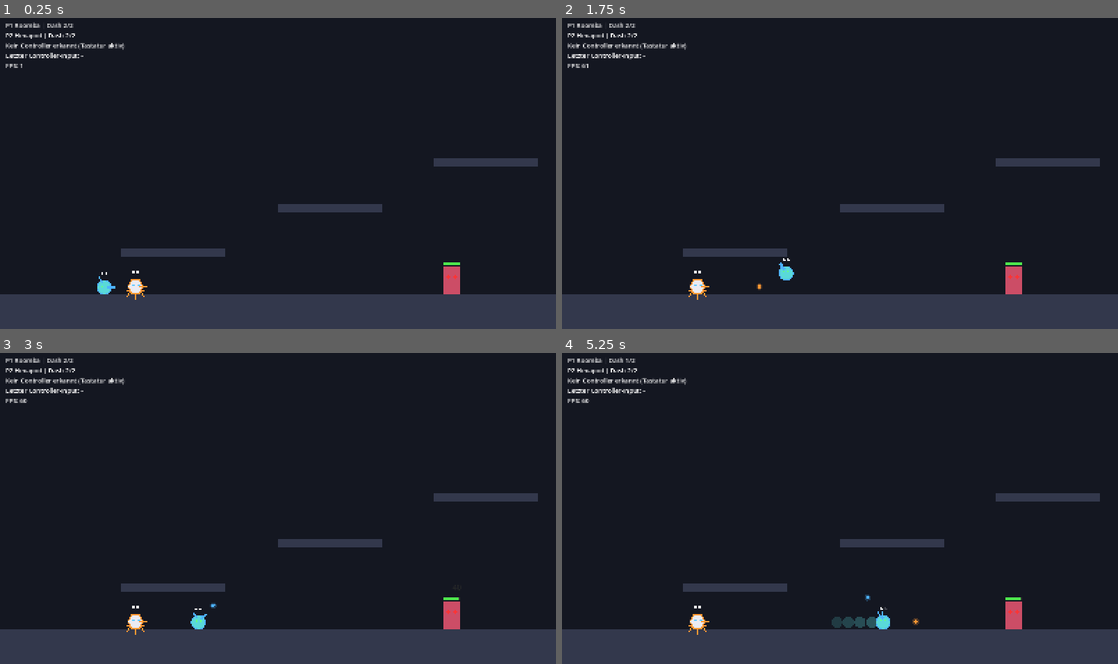
Above: before the commit, frames 1-4 (two rows, left to right).
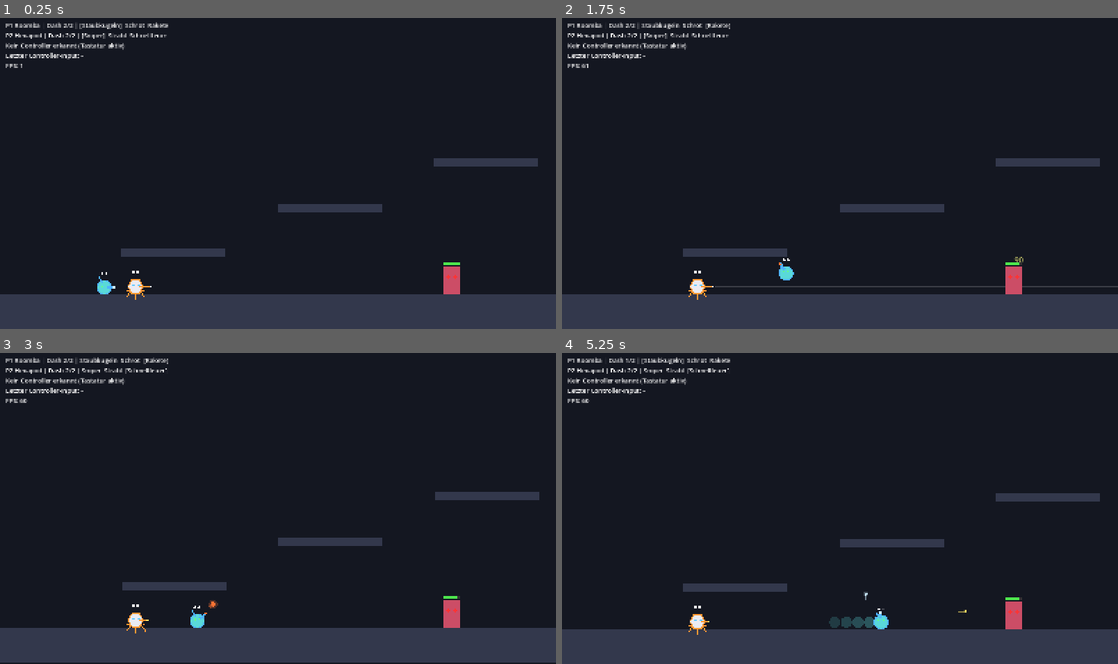
Above: after the commit, the same moments.

Repository: BearsinK/Ares
Game: Godot game, scene res://scenes/main.tscn
Same seed, same stepped clock (60 frames per second), same inputs: the game is played once before the commit and once after it.
Inputs (mouse positions are in pixels of both pictures, inside the frame that each line leads up to):
- Up to frame 1 (0.25 s): no input
- Up to frame 2 (1.75 s): tap Enter (p1_confirm) at 0.5 s; move the mouse to (962, 157) at 0.52 s; hold D (p1_right) from 0.53 s (still down); tap F (p1_fire) at 0.6 s; click (962, 157) at 0.67 s; tap Space (p1_jump) at 0.77, 1.52 s; tap Q (p1_weapon) at 0.8, 1.35 s; move the mouse to (728, 189) at 1.27 s; tap . (p2_fire) at 1.55 s
- Up to frame 3 (3 s): move the mouse to (333, 440) at 2.02 s; release D (p1_right) at 2.03 s; hold A (p1_left) 2.03-2.78 s; tap . (p2_fire) at 2.1 s; tap M (p2_weapon) at 2.3, 2.85 s; move the mouse to (250, 570) at 2.77 s; hold D (p1_right) from 2.78 s (still down); click (250, 570) at 2.92 s
- Up to frame 4 (5.25 s): tap Space (p1_jump) at 3.02, 3.77, 4.52 s; tap F (p1_fire) at 3.05 s; move the mouse to (1006, 555) at 3.52 s; tap E (p1_ability) at 3.6 s; tap Q (p1_weapon) at 3.8 s; move the mouse to (673, 461) at 4.27 s; release D (p1_right) at 4.28 s; hold A (p1_left) 4.28-5.03 s; tap Enter (p1_confirm) at 4.35 s; tap . (p2_fire) at 4.55 s; move the mouse to (867, 508) at 5.02 s; hold D (p1_right) from 5.03 s (still down); tap Shift (p1_dash) at 5.1 s; click (867, 508) at 5.17 s

The runs differ from the first frame. In frame 1, 0.3% of the frame differs, in the area x 13-31%, y 1-88%; in frame 2, 0.7%; in frame 3, 2.0%, in the area x 0-100%, y 1-100%; in frame 4, 0.5%.

Commit message:
Add weapon system with six weapons, rotate, hitscan, explosions and combat feedback
Co-Authored-By: Claude Sonnet 5.5 <noreply@anthropic.com>
Claude-Session: https://claude.ai/code/session_01LWfhWxkDekTWkUA5NKCt1X

Diff:
--- a/scripts/autoload/sfx.gd
+++ b/scripts/autoload/sfx.gd
@@ -23,6 +23,12 @@
 	_streams["jump"] = _synth(280.0, 620.0, 0.12, "sine", 0.35, 0.0)
 	_streams["dash"] = _synth(700.0, 150.0, 0.16, "saw", 0.2, 0.7)
 	_streams["hit"] = _synth(260.0, 120.0, 0.07, "square", 0.25, 0.4)
+	_streams["shotgun"] = _synth(320.0, 60.0, 0.2, "saw", 0.4, 0.8)
+	_streams["rocket"] = _synth(220.0, 80.0, 0.28, "saw", 0.35, 0.5)
+	_streams["explosion"] = _synth(130.0, 30.0, 0.5, "saw", 0.5, 0.9)
+	_streams["beam"] = _synth(800.0, 720.0, 0.05, "square", 0.12, 0.1)
+	_streams["sniper"] = _synth(1500.0, 90.0, 0.28, "saw", 0.4, 0.3)
+	_streams["switch"] = _synth(600.0, 900.0, 0.05, "square", 0.2, 0.0)
 	_streams["kill"] = _synth(300.0, 40.0, 0.35, "saw", 0.4, 0.6)
 
 
--- a/scripts/data/robot_classes.gd
+++ b/scripts/data/robot_classes.gd
@@ -16,9 +16,9 @@
 		"jump_speed": 900.0,
 		"dash_charges": 2,
 		"dash_cooldown": 1.3,
-		"fire_rate": 5.0,
-		"damage": 8.0,
 		"stationary_fire": false,
+		"weapons": ["dust"],
+		"damage_mult": 1.0,
 	},
 	"hexapod": {
 		"name": "Hexapod",
@@ -31,10 +31,10 @@
 		"jump_speed": 900.0,
 		"dash_charges": 2,
 		"dash_cooldown": 1.3,
-		"fire_rate": 1.6,
-		"damage": 40.0,
-		# Sniper: schiesst nur im Stand.
+		# Sniper: die Klassenwaffe (erste Waffe) schiesst nur im Stand.
 		"stationary_fire": true,
+		"weapons": ["sniper"],
+		"damage_mult": 1.0,
 	},
 	"vending": {
 		"name": "Automat",
@@ -47,9 +47,9 @@
 		"jump_speed": 800.0,
 		"dash_charges": 2,
 		"dash_cooldown": 1.3,
-		"fire_rate": 2.0,
-		"damage": 25.0,
 		"stationary_fire": false,
+		"weapons": ["rocket"],
+		"damage_mult": 1.2,
 	},
 	"printer": {
 		"name": "Drucker",
@@ -62,9 +62,9 @@
 		"jump_speed": 900.0,
 		"dash_charges": 2,
 		"dash_cooldown": 1.3,
-		"fire_rate": 3.0,
-		"damage": 12.0,
 		"stationary_fire": false,
+		"weapons": ["rapid"],
+		"damage_mult": 1.0,
 	},
 }
 
--- /dev/null
+++ b/scripts/data/weapons.gd
@@ -0,0 +1,51 @@
+class_name Weapons
+extends RefCounted
+## Waffenwerte. Waffen sind neutral, Elemente kommen spaeter ueber Module.
+## kind "projectile": fliegende Geschosse (auch Schrot und Raketen)
+## kind "hitscan": sofortiger Treffer entlang einer Linie (Strahl, Sniper)
+
+const ALL_IDS: Array[String] = ["dust", "rapid", "shotgun", "rocket", "beam", "sniper"]
+
+const DATA := {
+	"dust": {
+		"name": "Staubkugeln", "kind": "projectile", "color": Color(0.8, 0.92, 1.0),
+		"fire_rate": 6.0, "damage": 7.0, "pellets": 1, "spread": 0.04,
+		"speed": 950.0, "lifetime": 0.9, "pierce": 0, "size": 4.0,
+		"recoil": 40.0, "shake": 1.0, "sound": "shoot", "barrel": 14.0,
+	},
+	"rapid": {
+		"name": "Schnellfeuer", "kind": "projectile", "color": Color(1.0, 0.9, 0.4),
+		"fire_rate": 14.0, "damage": 4.0, "pellets": 1, "spread": 0.1,
+		"speed": 1100.0, "lifetime": 0.8, "pierce": 0, "size": 3.0,
+		"recoil": 25.0, "shake": 0.6, "sound": "shoot", "barrel": 16.0,
+	},
+	"shotgun": {
+		"name": "Schrot", "kind": "projectile", "color": Color(1.0, 0.7, 0.3),
+		"fire_rate": 1.3, "damage": 6.0, "pellets": 9, "spread": 0.3,
+		"speed": 900.0, "lifetime": 0.32, "pierce": 0, "size": 3.0,
+		"recoil": 320.0, "shake": 6.0, "sound": "shotgun", "barrel": 12.0,
+	},
+	"rocket": {
+		"name": "Rakete", "kind": "projectile", "color": Color(1.0, 0.45, 0.2),
+		"fire_rate": 1.0, "damage": 20.0, "pellets": 1, "spread": 0.0,
+		"speed": 650.0, "lifetime": 1.6, "pierce": 0, "size": 7.0,
+		"explosion_radius": 120.0, "explosion_damage": 45.0,
+		"recoil": 260.0, "shake": 7.0, "sound": "rocket", "barrel": 18.0,
+	},
+	"beam": {
+		"name": "Strahl", "kind": "hitscan", "color": Color(0.4, 1.0, 1.0),
+		"fire_rate": 20.0, "damage": 3.5, "range": 650.0, "pierce": 99,
+		"width": 5.0, "tracer_life": 0.06,
+		"recoil": 15.0, "shake": 0.6, "sound": "beam", "barrel": 16.0,
+	},
+	"sniper": {
+		"name": "Sniper", "kind": "hitscan", "color": Color(1.0, 1.0, 1.0),
+		"fire_rate": 0.9, "damage": 90.0, "range": 1900.0, "pierce": 6,
+		"width": 3.0, "tracer_life": 0.2,
+		"recoil": 340.0, "shake": 7.0, "sound": "sniper", "barrel": 28.0,
+	},
+}
+
+
+static func get_weapon(id: String) -> Dictionary:
+	return DATA[id]
--- a/scripts/game/coop_camera.gd
+++ b/scripts/game/coop_camera.gd
@@ -10,8 +10,17 @@
 
 var targets: Array[Node2D] = []
 
+var _shake := 0.0
+
+
+## Schuettelt die Kamera. Der staerkste aktuelle Wert gewinnt und klingt ab.
+func add_shake(amount: float) -> void:
+	_shake = maxf(_shake, amount)
+
 
 func _process(delta: float) -> void:
+	_shake = move_toward(_shake, 0.0, 40.0 * delta)
+	offset = Vector2(randf_range(-1.0, 1.0), randf_range(-1.0, 1.0)) * _shake
 	if targets.is_empty():
 		return
 	var min_pos := targets[0].global_position
--- /dev/null
+++ b/scripts/game/fx.gd
@@ -0,0 +1,68 @@
+class_name Fx
+extends Node2D
+## Einfache Effekte (Funken, Muendungsfeuer, Strahlen, Explosionen), die in
+## Weltkoordinaten gezeichnet werden. Eine Liste, ein Zeichenaufruf.
+
+const MAX_ITEMS := 500
+
+var _items: Array[Dictionary] = []
+
+
+func spark(pos: Vector2, color: Color, count := 6, speed := 260.0) -> void:
+	for i in count:
+		if _items.size() >= MAX_ITEMS:
+			return
+		var angle := randf() * TAU
+		var life := randf_range(0.12, 0.3)
+		_items.append({
+			"type": "spark", "pos": pos, "vel": Vector2(cos(angle), sin(angle)) * randf_range(0.3, 1.0) * speed,
+			"t": life, "max": life, "color": color,
+		})
+
+
+func muzzle(pos: Vector2, dir: Vector2, color: Color) -> void:
+	_items.append({"type": "muzzle", "pos": pos, "dir": dir, "t": 0.06, "max": 0.06, "color": color})
+
+
+func tracer(from: Vector2, to: Vector2, color: Color, width: float, life: float) -> void:
+	_items.append({"type": "tracer", "from": from, "to": to, "t": life, "max": life, "color": color, "width": width})
+
+
+func explosion(pos: Vector2, radius: float, color: Color) -> void:
+	_items.append({"type": "explosion", "pos": pos, "radius": radius, "t": 0.3, "max": 0.3, "color": color})
+	spark(pos, color, 18, 500.0)
+
+
+func _process(delta: float) -> void:
+	for item in _items:
+		item.t -= delta
+		if item.type == "spark":
+			item.pos += item.vel * delta
+			item.vel *= 0.9
+	_items = _items.filter(func(item: Dictionary) -> bool: return item.t > 0.0)
+	queue_redraw()
+
+
+func _draw() -> void:
+	for item in _items:
+		var fade: float = item.t / item.max
+		var color: Color = item.color
+		match item.type:
+			"spark":
+				color.a = fade
+				draw_line(item.pos, item.pos - item.vel * 0.04, color, 2.5)
+			"muzzle":
+				color.a = fade
+				draw_circle(item.pos, 9.0, color)
+				draw_line(item.pos, item.pos + item.dir * 22.0, Color(1, 1, 1, fade), 4.0)
+			"tracer":
+				color.a = fade
+				draw_line(item.from, item.to, color, item.width * 2.2)
+				draw_line(item.from, item.to, Color(1, 1, 1, fade), item.width)
+			"explosion":
+				var progress := 1.0 - fade
+				var r: float = item.radius * (0.4 + 0.6 * progress)
+				color.a = 0.35 * fade
+				draw_circle(item.pos, r, color)
+				color.a = fade
+				draw_arc(item.pos, r, 0.0, TAU, 40, color, 4.0)
--- a/scripts/game/main.gd
+++ b/scripts/game/main.gd
@@ -11,8 +11,17 @@
 # Welche Klassen die beiden Spieler spielen (roomba, hexapod, vending, printer).
 const PLAYER_CLASSES: Array[String] = ["roomba", "hexapod"]
 
+# Testausstattung: jeder Spieler bekommt drei Waffen zum Ausprobieren.
+# Mit Dreieck (Controller) oder der Waffen-Taste wechselt man durch.
+# Debug: F1 / F2 tauschen die aktuelle Waffe von Spieler 1 / 2 gegen die naechste.
+const TEST_LOADOUTS := [
+	["dust", "shotgun", "rocket"],
+	["sniper", "beam", "rapid"],
+]
+
 var players: Array[Player] = []
 var camera: CoopCamera
+var fx: Fx
 var hud_label: Label
 var projectiles: Node2D
 
@@ -26,6 +35,8 @@
 	_build_arena()
 	projectiles = Node2D.new()
 	add_child(projectiles)
+	fx = Fx.new()
+	add_child(fx)
 	_spawn_dummies()
 	_spawn_players()
 	_setup_camera()
@@ -51,6 +62,21 @@
 		_last_pad_event = "Controller %d Taste %d" % [event.device, event.button_index]
 	elif event is InputEventJoypadMotion and absf(event.axis_value) > 0.5:
 		_last_pad_event = "Controller %d Achse %d (%.1f)" % [event.device, event.axis, event.axis_value]
+
+
+func _unhandled_input(event: InputEvent) -> void:
+	if event is InputEventKey and event.pressed and not event.echo:
+		if event.keycode == KEY_F1:
+			_cycle_weapon(0)
+		elif event.keycode == KEY_F2:
+			_cycle_weapon(1)
+
+
+func _cycle_weapon(index: int) -> void:
+	var player := players[index]
+	var current := Weapons.ALL_IDS.find(player.current_weapon_id())
+	player.weapons[player.weapon_index] = Weapons.ALL_IDS[(current + 1) % Weapons.ALL_IDS.size()]
+	Sfx.play("switch")
 
 
 func _on_joy_connection_changed(device: int, connected: bool) -> void:
@@ -108,6 +134,9 @@
 	for i in 2:
 		var player := Player.new()
 		player.setup(i + 1, PLAYER_CLASSES[i])
+		player.weapons.clear()
+		for weapon_id in TEST_LOADOUTS[i]:
+			player.weapons.append(weapon_id)
 		player.position = Vector2(300.0 + i * 90.0, FLOOR_Y - 40.0)
 		player.fired.connect(_on_player_fired)
 		add_child(player)
@@ -142,14 +171,79 @@
 	camera.global_position = (players[0].global_position + players[1].global_position) * 0.5
 
 
-func _on_player_fired(origin: Vector2, direction: Vector2, damage: float, shooter: Player) -> void:
-	var bullet := Projectile.new()
-	bullet.position = origin
-	bullet.direction = direction
-	bullet.damage = damage
-	bullet.shooter = shooter
-	bullet.color = RobotClasses.PLAYER_COLORS[shooter.player_index - 1]
-	projectiles.add_child(bullet)
+func _on_player_fired(player: Player, weapon_id: String, origin: Vector2, direction: Vector2) -> void:
+	var weapon := Weapons.get_weapon(weapon_id)
+	var damage := float(weapon.damage) * float(player.stats.damage_mult)
+	Sfx.play(weapon.sound)
+	camera.add_shake(float(weapon.shake))
+	fx.muzzle(origin, direction, weapon.color)
+	if weapon.kind == "hitscan":
+		_fire_hitscan(player, weapon, origin, direction, damage)
+	else:
+		_fire_projectiles(player, weapon, origin, direction, damage)
+
+
+func _fire_projectiles(player: Player, weapon: Dictionary, origin: Vector2, direction: Vector2, damage: float) -> void:
+	for i in int(weapon.pellets):
+		var bullet := Projectile.new()
+		bullet.position = origin
+		bullet.direction = direction.rotated(randf_range(-float(weapon.spread), float(weapon.spread)))
+		bullet.speed = float(weapon.speed) * randf_range(0.9, 1.0) if weapon.pellets > 1 else float(weapon.speed)
+		bullet.damage = damage
+		bullet.lifetime = float(weapon.lifetime)
+		bullet.pierce = int(weapon.pierce)
+		bullet.size = float(weapon.size)
+		bullet.color = weapon.color
+		bullet.shooter = player
+		bullet.explosion_radius = float(weapon.get("explosion_radius", 0.0))
+		bullet.explosion_damage = float(weapon.get("explosion_damage", 0.0)) * float(player.stats.damage_mult)
+		bullet.hit.connect(_on_projectile_hit)
+		projectiles.add_child(bullet)
+
+
+func _fire_hitscan(player: Player, weapon: Dictionary, origin: Vector2, direction: Vector2, damage: float) -> void:
+	var space := get_world_2d().direct_space_state
+	var target := origin + direction * float(weapon.range)
+	var end := target
+	var exclude: Array[RID] = []
+	var hits_left := int(weapon.pierce) + 1
+	while hits_left > 0:
+		var query := PhysicsRayQueryParameters2D.create(origin, target, (1 << 0) | (1 << 2))
+		query.collide_with_areas = true
+		query.collide_with_bodies = true
+		query.exclude = exclude
+		var result := space.intersect_ray(query)
+		if result.is_empty():
+			break
+		var collider: Object = result.collider
+		if collider.has_method("take_damage"):
+			collider.take_damage(damage, player, direction)
+			fx.spark(result.position, weapon.color, 4)
+			exclude.append(result.rid)
+			hits_left -= 1
+		else:
+			end = result.position
+			fx.spark(end, weapon.color, 3)
+			break
+	fx.tracer(origin, end, weapon.color, float(weapon.width), float(weapon.tracer_life))
+
+
+func _on_projectile_hit(projectile: Projectile, pos: Vector2, _target: Node) -> void:
+	fx.spark(pos, projectile.color, 4)
+	if projectile.explosion_radius > 0.0:
+		_explode(pos, projectile.explosion_radius, projectile.explosion_damage, projectile.shooter, projectile.color)
+
+
+func _explode(pos: Vector2, radius: float, damage: float, shooter: Node, color: Color) -> void:
+	fx.explosion(pos, radius, color)
+	camera.add_shake(10.0)
+	Sfx.play("explosion")
+	for enemy in get_tree().get_nodes_in_group("enemies"):
+		var distance: float = enemy.global_position.distance_to(pos)
+		if distance <= radius + 25.0:
+			var falloff := 1.0 - 0.5 * clampf(distance / radius, 0.0, 1.0)
+			var away: Vector2 = (enemy.global_position - pos).normalized()
+			enemy.take_damage(damage * falloff, shooter, away)
 
 
 func _build_hud() -> void:
@@ -164,8 +258,13 @@
 func _update_hud() -> void:
 	var lines: Array[String] = []
 	for player in players:
-		lines.append("P%d %s | Dash %d/%d" % [
-			player.player_index, player.stats.name, player.dash_charges, player.stats.dash_charges])
+		var weapon_names: Array[String] = []
+		for i in player.weapons.size():
+			var weapon_name: String = Weapons.get_weapon(player.weapons[i]).name
+			weapon_names.append("[%s]" % weapon_name if i == player.weapon_index else weapon_name)
+		lines.append("P%d %s | Dash %d/%d | %s" % [
+			player.player_index, player.stats.name, player.dash_charges, player.stats.dash_charges,
+			"  ".join(weapon_names)])
 
 	var pads := Input.get_connected_joypads()
 	if pads.is_empty():
--- a/scripts/game/player.gd
+++ b/scripts/game/player.gd
@@ -4,7 +4,7 @@
 ## (siehe input_setup.gd). Die Darstellung ist ein Platzhalter aus Formen:
 ## Koerperform und Farbe zeigen die Klasse, der Rand zeigt den Spieler.
 
-signal fired(origin: Vector2, direction: Vector2, damage: float, shooter: Player)
+signal fired(player: Player, weapon_id: String, origin: Vector2, direction: Vector2)
 
 const GRAVITY := 2000.0
 const FALL_GRAVITY_MULT := 1.35
@@ -28,6 +28,8 @@
 var facing := 1.0
 var iframes := 0.0
 var dash_charges := 0
+var weapons: Array[String] = []
+var weapon_index := 0
 
 var _prefix := "p1_"
 var _coyote := 0.0
@@ -37,6 +39,7 @@
 var _dash_dir := Vector2.RIGHT
 var _dash_recharge := 0.0
 var _fire_cooldown := 0.0
+var _switch_cooldown := 0.0
 var _aim_memory := 0.0
 var _mouse_timer := 0.0
 var _trail_timer := 0.0
@@ -49,6 +52,8 @@
 	stats = RobotClasses.get_stats(class_id)
 	_prefix = "p%d_" % index
 	dash_charges = stats.dash_charges
+	for weapon_id in stats.weapons:
+		weapons.append(weapon_id)
 
 
 func _ready() -> void:
@@ -97,6 +102,7 @@
 	_jump_buffer = maxf(0.0, _jump_buffer - delta)
 	_mouse_timer = maxf(0.0, _mouse_timer - delta)
 	_fire_cooldown = maxf(0.0, _fire_cooldown - delta)
+	_switch_cooldown = maxf(0.0, _switch_cooldown - delta)
 
 	if dash_charges < stats.dash_charges:
 		_dash_recharge += delta
@@ -190,21 +196,43 @@
 		velocity.y = minf(velocity.y, 0.0)
 
 
-func _can_fire() -> bool:
-	if stats.stationary_fire:
+func current_weapon_id() -> String:
+	return weapons[weapon_index]
+
+
+func _can_fire(weapon_id: String) -> bool:
+	# Klassenregel Hexapod: Die Klassenwaffe (erste Waffe) schiesst nur im Stand.
+	if stats.stationary_fire and weapon_id == stats.weapons[0]:
 		return is_on_floor() and absf(velocity.x) < 30.0 and _dash_time_left <= 0.0
 	return true
 
 
+func _rotate_weapon() -> void:
+	if weapons.size() <= 1:
+		return
+	weapon_index = (weapon_index + 1) % weapons.size()
+	_switch_cooldown = 0.2
+	Sfx.play("switch")
+
+
 func _handle_fire(_delta: float) -> void:
+	if Input.is_action_just_pressed(_prefix + "weapon"):
+		_rotate_weapon()
 	if not Input.is_action_pressed(_prefix + "fire"):
 		return
-	if _fire_cooldown > 0.0 or not _can_fire():
-		return
-	_fire_cooldown = 1.0 / stats.fire_rate
-	var origin: Vector2 = global_position + aim_dir * (float(stats.radius) + 6.0)
-	Sfx.play("shoot_heavy" if float(stats.damage) > 20.0 else "shoot")
-	fired.emit(origin, aim_dir, stats.damage, self)
+	if _fire_cooldown > 0.0 or _switch_cooldown > 0.0:
+		return
+	var weapon_id := current_weapon_id()
+	if not _can_fire(weapon_id):
+		return
+	var weapon := Weapons.get_weapon(weapon_id)
+	_fire_cooldown = 1.0 / float(weapon.fire_rate)
+	var origin: Vector2 = global_position + aim_dir * (float(stats.radius) + float(weapon.barrel))
+	# Rueckstoss: am Boden schwaecher, in der Luft staerker.
+	var kick := float(weapon.recoil) * (0.35 if is_on_floor() else 1.0)
+	if not (stats.stationary_fire and weapon_id == stats.weapons[0]):
+		velocity -= aim_dir * kick
+	fired.emit(self, weapon_id, origin, aim_dir)
 
 
 func _draw() -> void:
@@ -273,11 +301,14 @@
 
 
 func _draw_weapon(r: float, outline: Color) -> void:
-	var length := r + 14.0
+	var weapon_id := current_weapon_id()
+	var weapon := Weapons.get_weapon(weapon_id)
+	var length: float = r + float(weapon.barrel) - 6.0
 	var color := outline
-	if stats.stationary_fire and not _can_fire():
+	if not _can_fire(weapon_id):
 		color = Color(0.5, 0.5, 0.5, outline.a)
 	draw_line(aim_dir * (r * 0.5), aim_dir * length, color, 6.0)
+	draw_circle(aim_dir * length, 3.5, weapon.color)
 
 
 func _draw_dash_pips(r: float) -> void:
--- a/scripts/game/projectile.gd
+++ b/scripts/game/projectile.gd
@@ -1,14 +1,23 @@
 class_name Projectile
 extends Area2D
-## Einfaches Spielerprojektil. Trifft Welt (Ebene 1) und Gegner (Ebene 3).
+## Spielergeschoss. Trifft Welt (Ebene 1) und Gegner (Ebene 3). Meldet jeden
+## Treffer ueber das Signal hit, damit die Hauptszene Effekte und Explosionen
+## erzeugen kann.
+
+signal hit(projectile: Projectile, position: Vector2, target: Node)
 
 var direction := Vector2.RIGHT
 var speed := 900.0
 var damage := 10.0
+var lifetime := 1.2
+var pierce := 0
+var size := 5.0
+var color := Color.WHITE
 var shooter: Node = null
-var color := Color.WHITE
+var explosion_radius := 0.0
+var explosion_damage := 0.0
 
-var _lifetime := 1.2
+var _hit_targets: Array[Node] = []
 
 
 func _ready() -> void:
@@ -16,7 +25,7 @@
 	collision_mask = (1 << 0) | (1 << 2)
 	var shape := CollisionShape2D.new()
 	var circle := CircleShape2D.new()
-	circle.radius = 5.0
+	circle.radius = size
 	shape.shape = circle
 	add_child(shape)
 	body_entered.connect(_on_body_entered)
@@ -25,21 +34,30 @@
 
 func _physics_process(delta: float) -> void:
 	position += direction * speed * delta
-	_lifetime -= delta
-	if _lifetime <= 0.0:
+	lifetime -= delta
+	if lifetime <= 0.0:
 		queue_free()
 
 
 func _draw() -> void:
-	draw_circle(Vector2.ZERO, 5.0, color)
-	draw_circle(Vector2.ZERO, 9.0, Color(color, 0.25))
+	var streak := clampf(speed * 0.02, 6.0, 40.0)
+	draw_line(-direction * streak, Vector2.ZERO, Color(color, 0.5), size * 1.2)
+	draw_circle(Vector2.ZERO, size, color)
+	draw_circle(Vector2.ZERO, size * 1.8, Color(color, 0.25))
 
 
 func _on_body_entered(_body: Node2D) -> void:
+	hit.emit(self, global_position, null)
 	queue_free()
 
 
 func _on_area_entered(area: Area2D) -> void:
-	if area.has_method("take_damage"):
-		area.take_damage(damage, shooter)
+	if not area.has_method("take_damage") or area in _hit_targets:
+		return
+	_hit_targets.append(area)
+	area.take_damage(damage, shooter, direction)
+	hit.emit(self, global_position, area)
+	if pierce <= 0:
 		queue_free()
+	else:
+		pierce -= 1
--- a/scripts/game/test_dummy.gd
+++ b/scripts/game/test_dummy.gd
@@ -12,11 +12,13 @@
 
 var _flash := 0.0
 var _dead := false
+var _wobble := Vector2.ZERO
 
 
 func _ready() -> void:
 	collision_layer = 1 << 2
 	collision_mask = 0
+	add_to_group("enemies")
 	var shape := CollisionShape2D.new()
 	var rect := RectangleShape2D.new()
 	rect.size = half_size * 2.0
@@ -28,13 +30,17 @@
 	if _flash > 0.0:
 		_flash = maxf(0.0, _flash - delta)
 		queue_redraw()
+	if _wobble != Vector2.ZERO:
+		_wobble = _wobble.move_toward(Vector2.ZERO, 160.0 * delta)
+		queue_redraw()
 
 
-func take_damage(amount: float, _source: Node) -> void:
+func take_damage(amount: float, _source: Node, direction := Vector2.ZERO) -> void:
 	if _dead:
 		return
 	health -= amount
 	_flash = 0.08
+	_wobble = direction * 8.0
 	_spawn_number(amount)
 	Sfx.play("hit")
 	if health <= 0.0:
@@ -85,6 +91,7 @@
 
 
 func _draw() -> void:
+	draw_set_transform(_wobble)
 	var color := Color(0.8, 0.3, 0.4)
 	if _flash > 0.0:
 		color = Color.WHITE
--- a/tests/smoke_test.gd
+++ b/tests/smoke_test.gd
@@ -24,6 +24,10 @@
 	else:
 		print("FEHLER ", message)
 		failures += 1
+
+
+func _reset_dummy(dummy: TestDummy) -> void:
+	dummy.health = dummy.max_health
 
 
 func _run() -> void:
@@ -82,7 +86,7 @@
 
 	# Hexapod darf in der Bewegung nicht schiessen, im Stand schon
 	var shots := [0]
-	p2.fired.connect(func(_o: Vector2, _d: Vector2, _dmg: float, _s: Player) -> void: shots[0] += 1)
+	p2.fired.connect(func(_p: Player, _id: String, _o: Vector2, _d: Vector2) -> void: shots[0] += 1)
 	Input.action_press("p2_right")
 	Input.action_press("p2_fire")
 	await _frames(12)
@@ -95,6 +99,59 @@
 	await _frames(60)
 	Input.action_release("p2_fire")
 	_check(shots[0] >= 1, "Hexapod schiesst im Stand (Schuesse: %d)" % shots[0])
+
+	# Waffen: Wechsel, Schrot, Rakete, Sniper und Strahl
+	p1.global_position = Vector2(1100.0, 1210.0)
+	p1.velocity = Vector2.ZERO
+	p2.global_position = Vector2(1100.0, 1210.0)
+	p2.velocity = Vector2.ZERO
+	await _frames(10)
+
+	_check(p1.current_weapon_id() == "dust", "P1 startet mit Staubkugeln")
+	Input.action_press("p1_weapon")
+	await _frames(3)
+	Input.action_release("p1_weapon")
+	await _frames(15)
+	_check(p1.current_weapon_id() == "shotgun", "Waffenwechsel auf Schrot")
+
+	_reset_dummy(dummy)
+	var before_children: int = main.projectiles.get_child_count()
+	Input.action_press("p1_fire")
+	await _frames(2)
+	Input.action_release("p1_fire")
+	var pellets: int = main.projectiles.get_child_count() - before_children
+	_check(pellets >= 8, "Schrot verschiesst mehrere Kugeln (%d)" % pellets)
+	await _frames(40)
+
+	Input.action_press("p1_weapon")
+	await _frames(3)
+	Input.action_release("p1_weapon")
+	await _frames(15)
+	_check(p1.current_weapon_id() == "rocket", "Waffenwechsel auf Rakete")
+	_reset_dummy(dummy)
+	Input.action_press("p1_fire")
+	await _frames(2)
+	Input.action_release("p1_fire")
+	await _frames(40)
+	_check(dummy.health < dummy.max_health - 30.0, "Rakete trifft mit Explosion (HP %d)" % int(dummy.health))
+
+	_reset_dummy(dummy)
+	Input.action_press("p2_fire")
+	await _frames(3)
+	Input.action_release("p2_fire")
+	await _frames(5)
+	_check(dummy.health <= dummy.max_health - 80.0, "Sniper trifft sofort (HP %d)" % int(dummy.health))
+	await _frames(60)
+
+	Input.action_press("p2_weapon")
+	await _frames(3)
+	Input.action_release("p2_weapon")
+	await _frames(15)
+	_reset_dummy(dummy)
+	Input.action_press("p2_fire")
+	await _frames(30)
+	Input.action_release("p2_fire")
+	_check(p2.current_weapon_id() == "beam" and dummy.health < dummy.max_health - 20.0, "Strahl macht Dauerschaden (HP %d)" % int(dummy.health))
 
 	# Puppe stirbt, verschwindet und kommt nach der Wartezeit zurueck
 	var dummy_count := 0
Not shown, added: scripts/data/weapons.gd.uid
Not shown, added: scripts/game/fx.gd.uid
Not shown, changed: README.md
